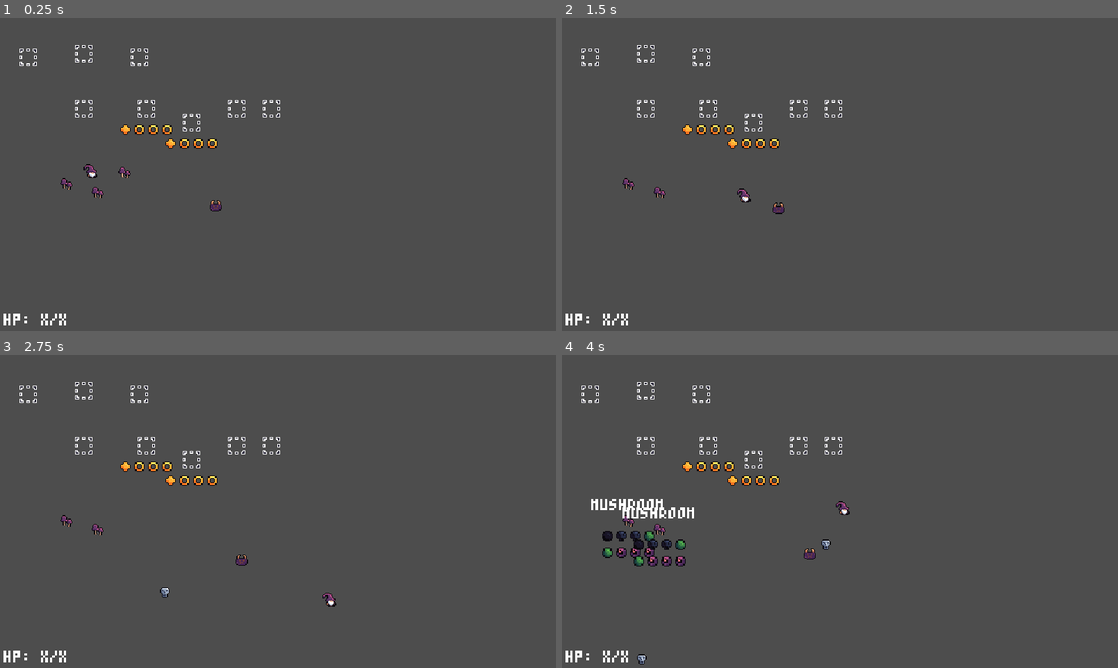
Above: before the commit, frames 1-4 (two rows, left to right).
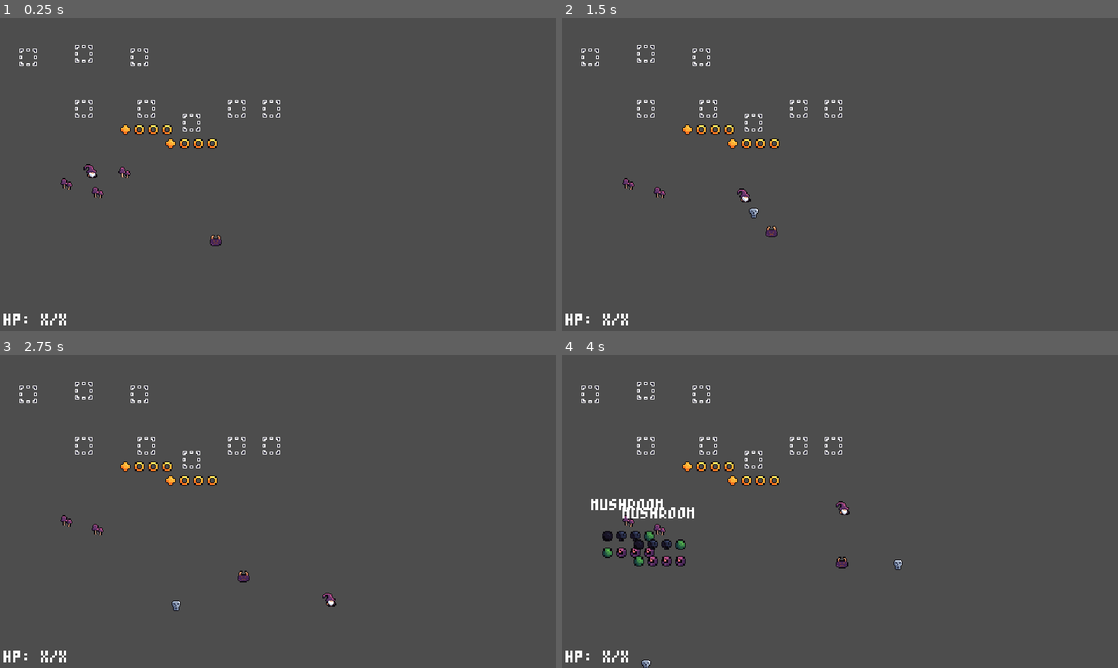
Above: after the commit, the same moments.

Repository: Felix1Stein/godot-alchemist-renew
Game: Godot game, scene res://Scenes/main.tscn
Same seed, same stepped clock (60 frames per second), same inputs: the game is played once before the commit and once after it.
Inputs (mouse positions are in pixels of both pictures, inside the frame that each line leads up to):
- Up to frame 1 (0.25 s): no input
- Up to frame 2 (1.5 s): tap Enter at 0.5 s; move the mouse to (962, 158) at 0.52 s; hold D (move_right_p1) 0.53-1.28 s; right-click (962, 158) at 0.6 s; move the mouse to (728, 190) at 1.27 s; hold S (move_down_p1) from 1.28 s (still down); click (728, 190) at 1.35 s
- Up to frame 3 (2.75 s): move the mouse to (333, 442) at 2.02 s; release S (move_down_p1) at 2.03 s; hold D (move_right_p1) from 2.03 s (still down); tap Shift (dash_p1) at 2.1 s
- Up to frame 4 (4 s): move the mouse to (812, 574) at 2.77 s; release D (move_right_p1) at 2.78 s; hold W (move_up_p1) 2.78-3.53 s; tap E (interact_p1) at 2.85 s; move the mouse to (1006, 558) at 3.52 s; hold A (move_left_p1) from 3.53 s (still down); tap K (toggle_tooltips) at 3.6 s

The runs differ from the first frame. In frame 1, 0.1% of the frame differs, in the area x 37-40%, y 58-73%; in frame 2, 0.2%; in frame 3, 0.2%; in frame 4, 0.3%, in the area x 13-62%, y 58-100%.

Commit message:
Added faction system for projectiles

Diff:
--- a/Prefabs/Player.tscn
+++ b/Prefabs/Player.tscn
@@ -44,10 +44,12 @@
 
 [node name="AttackManager_Primary" type="Node" parent="."]
 script = ExtResource("4_ge5q2")
+faction = 0
 projectile_prefab = ExtResource("5_m6eus")
 
 [node name="AttackManager_Secondary" type="Node" parent="."]
 script = ExtResource("4_ge5q2")
+faction = 0
 projectile_prefab = ExtResource("5_m6eus")
 
 [node name="Sprite" type="Sprite2D" parent="."]
@@ -62,6 +64,7 @@
 collision_layer = 2
 collision_mask = 4
 script = ExtResource("8_lpnq2")
+faction = 0
 
 [node name="Hurtbox" type="CollisionShape2D" parent="HealthManager"]
 position = Vector2(0, 0.5)
@@ -72,6 +75,7 @@
 collision_layer = 4
 collision_mask = 2
 script = ExtResource("9_ulep0")
+faction = 0
 
 [node name="Attackbox" type="CollisionShape2D" parent="DamageManager"]
 position = Vector2(0, 0.5)
--- a/Resources/TestPotionCard.tres
+++ b/Resources/TestPotionCard.tres
@@ -24,6 +24,7 @@
 script = ExtResource("3_lbhpq")
 damage = SubResource("Resource_cr1rr")
 speed = 25.0
+destroy_on_contact = true
 
 [sub_resource type="Resource" id="Resource_62pwi"]
 script = ExtResource("3_5mp4c")
--- a/Scenes/main.tscn
+++ b/Scenes/main.tscn
@@ -28,11 +28,11 @@
 description = "ITEM DESCRIPTION"
 gold_value = 0
 
+[sub_resource type="CircleShape2D" id="CircleShape2D_n7fop"]
+radius = 7.0
+
 [sub_resource type="CircleShape2D" id="CircleShape2D_1bstd"]
 radius = 1.0
-
-[sub_resource type="CircleShape2D" id="CircleShape2D_n7fop"]
-radius = 7.0
 
 [node name="MainScene" type="Node2D"]
 
@@ -50,8 +50,8 @@
 shape = SubResource("CircleShape2D_rqhpy")
 debug_color = Color(0, 0.65098, 0.168627, 0.419608)
 
-[node name="TinyDevil" type="Node2D" parent="Entities" groups=["Enemy"]]
-position = Vector2(248, 216)
+[node name="TinyDevil" type="Area2D" parent="Entities" groups=["Enemy"]]
+position = Vector2(248, 256)
 
 [node name="EnemyBehavior" type="Node" parent="Entities/TinyDevil" node_paths=PackedStringArray("attack_manager")]
 script = ExtResource("7_aslfw")
@@ -61,6 +61,9 @@
 [node name="AttackManager" type="Node" parent="Entities/TinyDevil"]
 script = ExtResource("8_wrfba")
 projectile_prefab = ExtResource("9_yf2lg")
+
+[node name="CollisionBox" type="CollisionShape2D" parent="Entities/TinyDevil"]
+shape = SubResource("CircleShape2D_n7fop")
 
 [node name="TargetChecker" type="Area2D" parent="Entities/TinyDevil" node_paths=PackedStringArray("influence_box")]
 collision_layer = 8
@@ -76,9 +79,6 @@
 texture_filter = 1
 texture = ExtResource("7_ebt43")
 offset = Vector2(0, -0.5)
-
-[node name="CollisionBox" type="CollisionShape2D" parent="Entities/TinyDevil"]
-shape = SubResource("CircleShape2D_n7fop")
 
 [node name="Items" type="Node2D" parent="."]
 
--- a/Scripts/Components/AttackManager.gd
+++ b/Scripts/Components/AttackManager.gd
@@ -1,6 +1,7 @@
 extends Node
 class_name AttackManager
 
+@export var faction : UTILS.FACTIONS = UTILS.FACTIONS.ENEMY
 @export var projectile_prefab : PackedScene
 
 var delay : float = 0
@@ -35,10 +36,7 @@
 # Spanwns projectile with behavior configured in potion_data with the given velocity and projectile direction
 func create_projectile(potion_data : PotionData, velocity : Vector2, projectile_direction : Vector2) -> void:
 	var projectile : Projectile = projectile_prefab.instantiate() as Projectile
-	projectile.position = get_parent().global_position
-
-	# ignores player velocity
-	projectile.direction = projectile_direction.normalized()
+	projectile.initialize(get_parent(), get_parent().global_position, projectile_direction.normalized(), faction)
 
 	get_tree().root.add_child(projectile)
 
--- a/Scripts/Components/DamageManager.gd
+++ b/Scripts/Components/DamageManager.gd
@@ -1,6 +1,7 @@
 extends Node
 class_name DamageManager
 
+@export var faction : UTILS.FACTIONS = UTILS.FACTIONS.ENEMY
 var damage_data : DamageData
 
 
@@ -9,4 +10,8 @@
 	print("DAMAGE AREA ENTERED " + str(area))
 	if area is HealthManager:
 		var health_manager : HealthManager = area as HealthManager
+
+		if faction == health_manager.faction:
+			return
+
 		health_manager.attack(self)
--- a/Scripts/Components/HealthManager.gd
+++ b/Scripts/Components/HealthManager.gd
@@ -1,6 +1,7 @@
 extends Node
 class_name HealthManager
 
+@export var faction : UTILS.FACTIONS = UTILS.FACTIONS.ENEMY
 var health_data : HealthData
 
 
--- a/Scripts/Components/Projectile.gd
+++ b/Scripts/Components/Projectile.gd
@@ -5,11 +5,20 @@
 @export var damage_manager : DamageManager
 
 var direction : Vector2 = Vector2.ZERO
+var origin_node : Node2D
 
 
 # Ready
 func _ready() -> void:
 	initialize_child_objects()
+
+
+# Sets up projectile object with variables passed on creation
+func initialize(projectile_origin_node : Node2D, projectile_position : Vector2, projectile_direction : Vector2, projectile_faction : UTILS.FACTIONS) -> void:
+	origin_node = projectile_origin_node
+	position = projectile_position
+	direction = projectile_direction
+	damage_manager.faction = projectile_faction
 
 
 # Sets up child managers like the damage manager
@@ -26,6 +35,9 @@
 func handle_collision(other_node : Node2D) -> void:
 	print("Projectile node entered: " + str(other_node))
 
+	if other_node.get_instance_id() == origin_node.get_instance_id():
+		return
+
 	if projectile_data.destroy_on_contact == true:
 		queue_free()
 
--- a/Scripts/DataContainers/DamageData.gd
+++ b/Scripts/DataContainers/DamageData.gd
@@ -3,7 +3,6 @@
 
 @export var contact_damage : int = 1
 
-
 # Adds two damage objects, e.g. for potion generation
 func add(other_damage_data : DamageData) -> void:
 	contact_damage += other_damage_data.contact_damage
--- a/Scripts/Globals/Utils.gd
+++ b/Scripts/Globals/Utils.gd
@@ -1,4 +1,7 @@
 extends Node
+class_name UTILS
+
+enum FACTIONS {PLAYER, ENEMY}
 
 
 # Global setup functions
